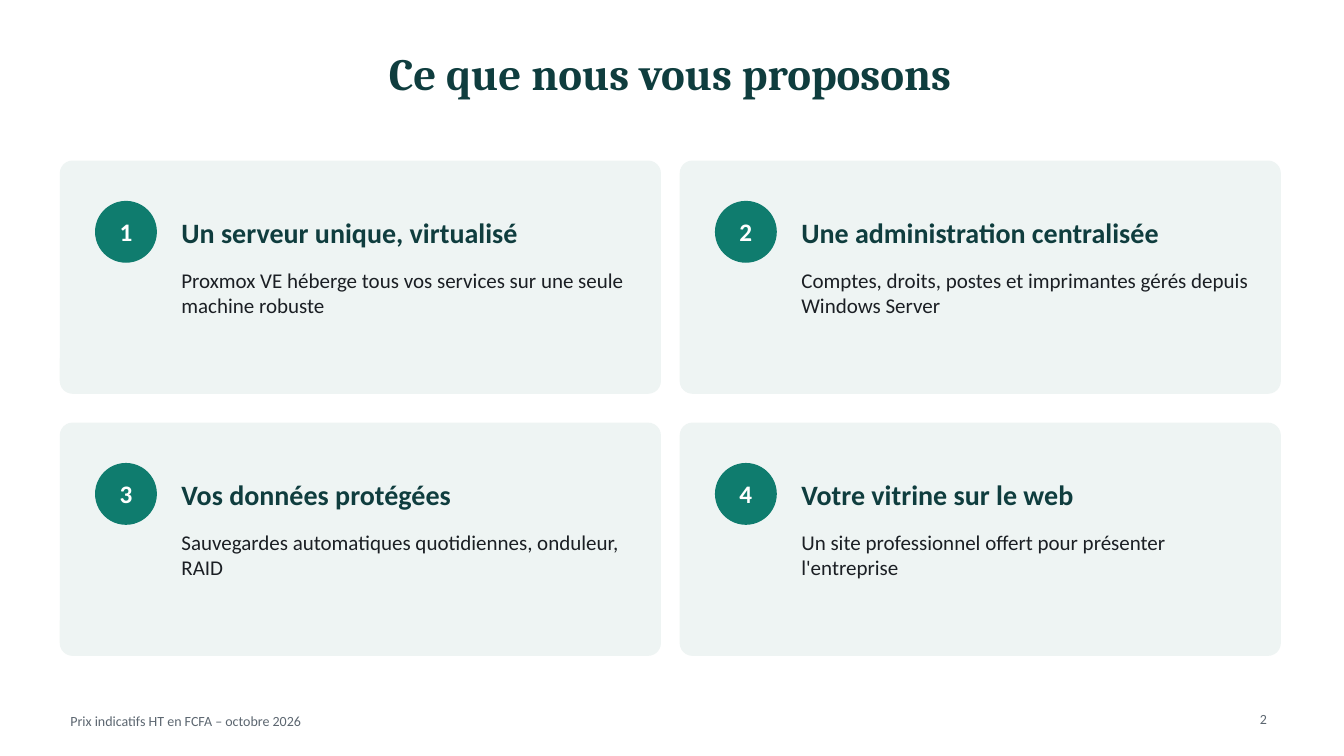
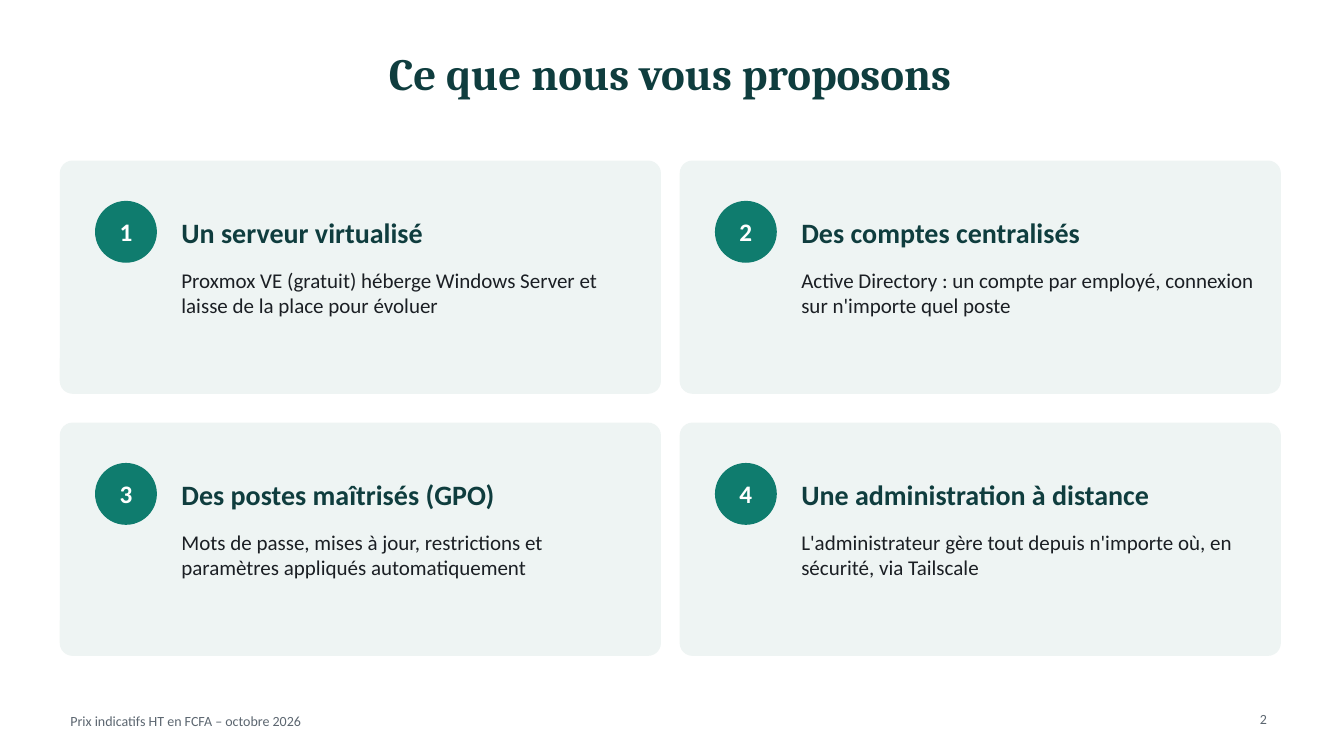
Before and after one commit to meledjearmel/others-documents, a slide deck: slide 2 of proposition-serveur/Proposition_Serveur_Proxmox_WindowsServer.pptx. Drawn at 1344x756 pixels with LibreOffice and Linux fonts; fonts in the diff are those of the drawing. Boxes give left, top, right and bottom in pixels: in the first picture for what was removed or moved away, otherwise in the second. Text is boxed around its words. In the diff, an @@ line names an element or a change of style, - is before the commit and + after.

```diff
--- a/proposition-serveur/Proposition_Serveur_Proxmox_WindowsServer.pptx
+++ b/proposition-serveur/Proposition_Serveur_Proxmox_WindowsServer.pptx
@@ text at (181, 223, 423, 244): text changed @@
-Un serveur unique, virtualisé
+Un serveur virtualisé
@@ text at (801, 223, 1080, 248): text changed @@
-Une administration centralisée
+Des comptes centralisés
@@ text at (181, 273, 597, 317): text changed @@
-Proxmox VE héberge tous vos services sur une seule machine robuste
+Proxmox VE (gratuit) héberge Windows Server et laisse de la place pour évoluer
@@ text at (801, 273, 1253, 317): text changed @@
-Comptes, droits, postes et imprimantes gérés depuis Windows Server
+Active Directory : un compte par employé, connexion sur n'importe quel poste
@@ text at (181, 484, 495, 510): text changed @@
-Vos données protégées
+Des postes maîtrisés (GPO)
@@ text at (801, 485, 1149, 506): text changed @@
-Votre vitrine sur le web
+Une administration à distance
@@ text at (181, 535, 542, 579): text changed @@
-Sauvegardes automatiques quotidiennes, onduleur, RAID
+Mots de passe, mises à jour, restrictions et paramètres appliqués automatiquement
@@ text at (801, 535, 1231, 578): text changed @@
-Un site professionnel offert pour présenter l'entreprise
+L'administrateur gère tout depuis n'importe où, en sécurité, via Tailscale
```
Also in this commit, not shown: 7 other slides changed, 1 slide added, 1 slide removed, 1 other file.
